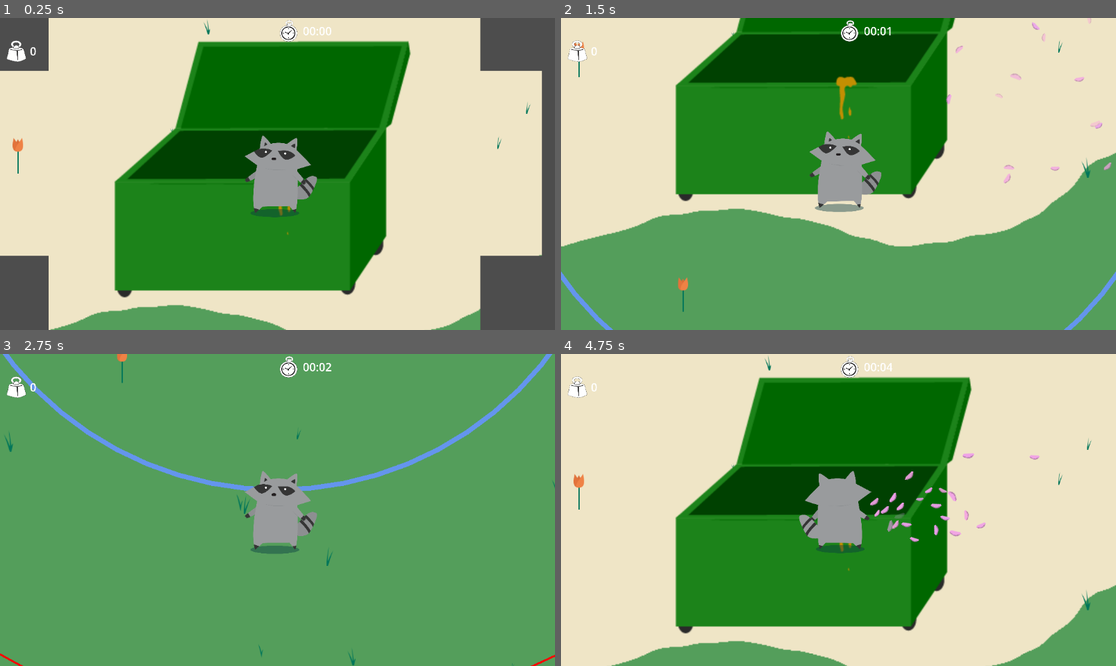
Above: before the commit, frames 1-4 (two rows, left to right).
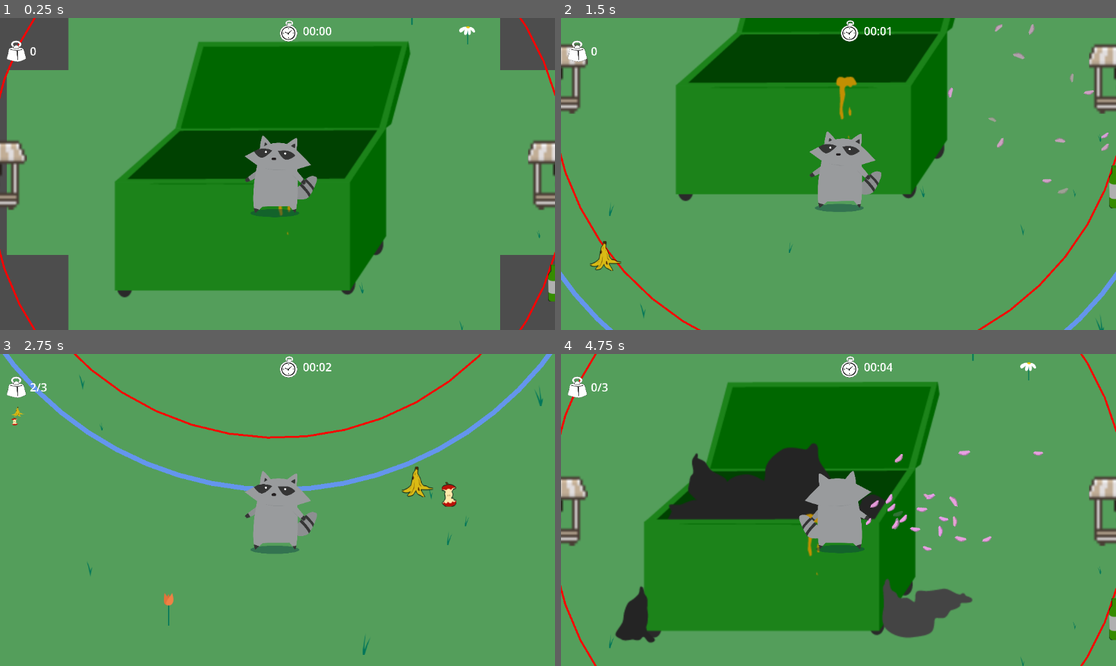
Above: after the commit, the same moments.

Repository: Lu-ni/upsi-jam-6
Game: Godot game, scene res://scenes/World.tscn
Same seed, same stepped clock (60 frames per second), same inputs: the game is played once before the commit and once after it. The engine's default icon, where the game draws it, is replaced by a stand-in: a white triangle on a blue panel in a dark square.
Inputs (mouse positions are in pixels of both pictures, inside the frame that each line leads up to):
- Up to frame 1 (0.25 s): no input
- Up to frame 2 (1.5 s): tap Enter at 0.5 s; move the mouse to (960, 158) at 0.52 s; hold Right (shop_right) 0.53-1.28 s; tap E (petals) at 0.6 s; tap Down (shop_buy) at 0.77 s; move the mouse to (727, 189) at 1.27 s; hold S (ui_down) from 1.28 s (still down); tap O at 1.35 s
- Up to frame 3 (2.75 s): tap Down (shop_buy) at 1.52 s; move the mouse to (333, 441) at 2.02 s; release S (ui_down) at 2.03 s; hold Right (shop_right) from 2.03 s (still down); tap P at 2.1 s
- Up to frame 4 (4.75 s): tap Space at 2.75 s; move the mouse to (810, 572) at 2.77 s; release Right (shop_right) at 2.78 s; hold W (ui_up) 2.78-3.53 s; tap X at 2.85 s; tap Down (shop_buy) at 3.02, 3.77, 4.52 s; move the mouse to (1005, 556) at 3.52 s; hold Left (shop_left) from 3.53 s (still down); tap R at 3.6 s; move the mouse to (672, 463) at 4.27 s; tap E (petals) at 4.35 s

The runs differ from the first frame. In frame 1, 56% of the frame differs, in the area x 0-100%, y 0-100%; in frame 2, 40%; in frame 3, 1.5%; in frame 4, 73%.

Commit message:
fix get_biome

Diff:
--- a/scripts/ChunkManager.gd
+++ b/scripts/ChunkManager.gd
@@ -195,6 +195,7 @@
 
 func _noise_to_biome(v: float) -> String:
 	if v <= 0.40: return "ocean"
+	if v <= 0.49 : return "sand"
 	return "grass"
 
 func get_chunk_size() -> int:
--- a/scripts/base_spawner.gd
+++ b/scripts/base_spawner.gd
@@ -4,8 +4,8 @@
 #  Configuration
 # ─────────────────────────────────────────
 
-const LOOKUP_SIZE     := 5
-const CIRCLE_RADIUS   := 600
+const LOOKUP_SIZE     := 300
+const CIRCLE_RADIUS   := LOOKUP_SIZE
 const SEARCH_RADIUS   := 2000
 const SEARCH_ATTEMPTS := 500
 const DROP_COUNT      := 50
